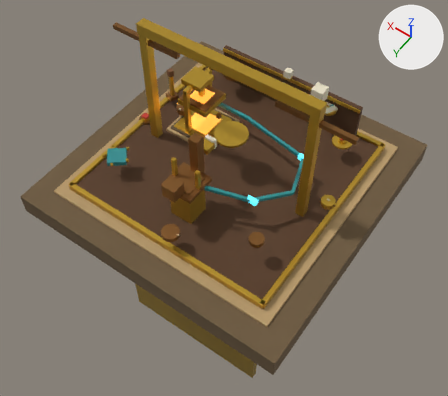
The glTF model godot/assets/props/observatory_platform.glb: old version first, new version second.
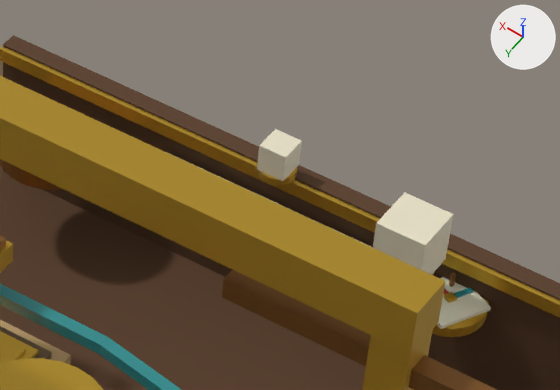
Each version appears first whole from a 50 mm camera at (-5.04, 7.31, 10.31) aimed at (0.17, 0.02, -1.15), and next in a close-up on the part from 50% to 79% of the width and 9% to 32% of the height. Every picture has the same lights, and +X, +Y and +Z are marked at upper right. The last two pictures show the newer version. Where no turn or scale is listed for an object, it has been applied to the vertices.

Before the edit, the objects in view are built like this:
```python
me_flowgauge = bpy.data.meshes.new('FlowGauge')
me_flowgauge.from_pydata(...)  # 80 vertices, 140 faces; spans x -0.202..0.202, y -0.202..0.202, z -0.03..0.13
me_flowgauge.materials.append(mat_palette_009)
me_gaugeneedle = bpy.data.meshes.new('GaugeNeedle')
me_gaugeneedle.from_pydata(...)  # 16 vertices, 24 faces; spans x -0.034..0.182, y -0.101..0.034, z -0.015..0.015
me_gaugeneedle.materials.append(mat_palette_010)
me_telescopemount = bpy.data.meshes.new('TelescopeMount')
me_telescopemount.from_pydata(...)  # 112 vertices, 188 faces; spans x -0.36..0.36, y -0.36..2.05, z 0.1..1.95
me_telescopemount.materials.append(mat_palette_002)
ob_flowgauge = bpy.data.objects.new('FlowGauge', me_flowgauge)
ob_flowgauge.location = (-1.107, -2.13, 0.75)
ob_gaugeneedle = bpy.data.objects.new('GaugeNeedle', me_gaugeneedle)
ob_gaugeneedle.location = (-1.107, -2.13, 0.8)
ob_telescopemount = bpy.data.objects.new('TelescopeMount', me_telescopemount)
ob_telescopemount.location = (0.0, 0.0, 0.0)
# also in view: 'AetherLamp' at (0.0, -2.2, 1.13); 'Mold' at (1.2, -0.6, 0.24); 'Crank' at (1.3, -2.05, 0.72); 'Platform' at (0.0, 0.0, 1.28); 'Pipes' at (-0.27, 0.3, 0.85)
```
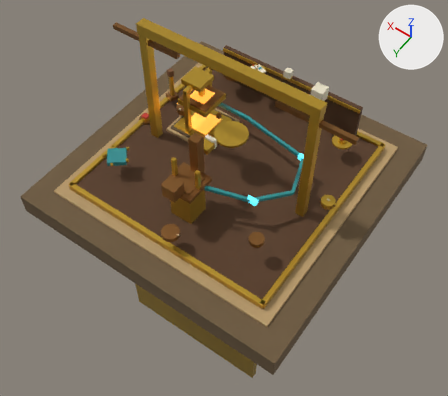
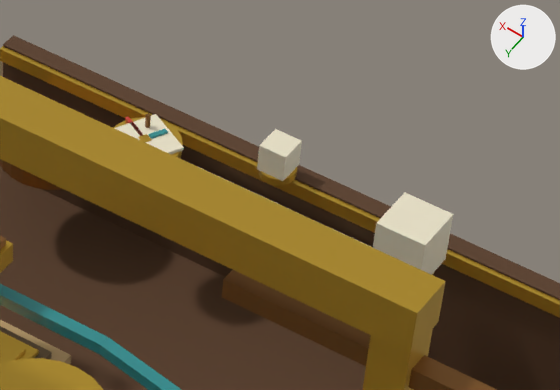
Where the change shows, as pixel boxes [x1, y1, x2, y2] in the close-ups (560 x 390 px):
'FlowGauge', moved
    before: [432, 272, 491, 337]
    after: [114, 113, 184, 159]
'GaugeNeedle', moved
    before: [433, 275, 457, 303]
    after: [125, 116, 151, 142]

Diff of the bpy script that builds the scene:
```diff
--- a/godot/assets/props/observatory_platform.glb.py
+++ b/godot/assets/props/observatory_platform.glb.py
@@ ob_flowgauge @@
 ob_flowgauge = bpy.data.objects.new('FlowGauge', me_flowgauge)
-ob_flowgauge.location = (-1.107, -2.13, 0.75)
+ob_flowgauge.location = (0.7, -2.0, 1.0)
@@ ob_gaugeneedle @@
 ob_gaugeneedle = bpy.data.objects.new('GaugeNeedle', me_gaugeneedle)
-ob_gaugeneedle.location = (-1.107, -2.13, 0.8)
+ob_gaugeneedle.location = (0.7, -2.0, 1.04)
```
